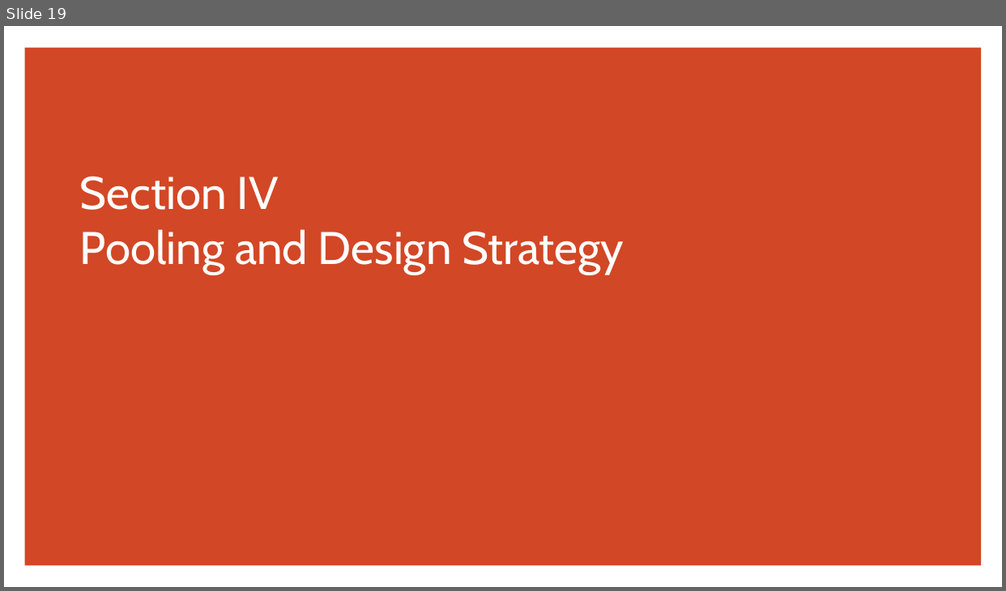
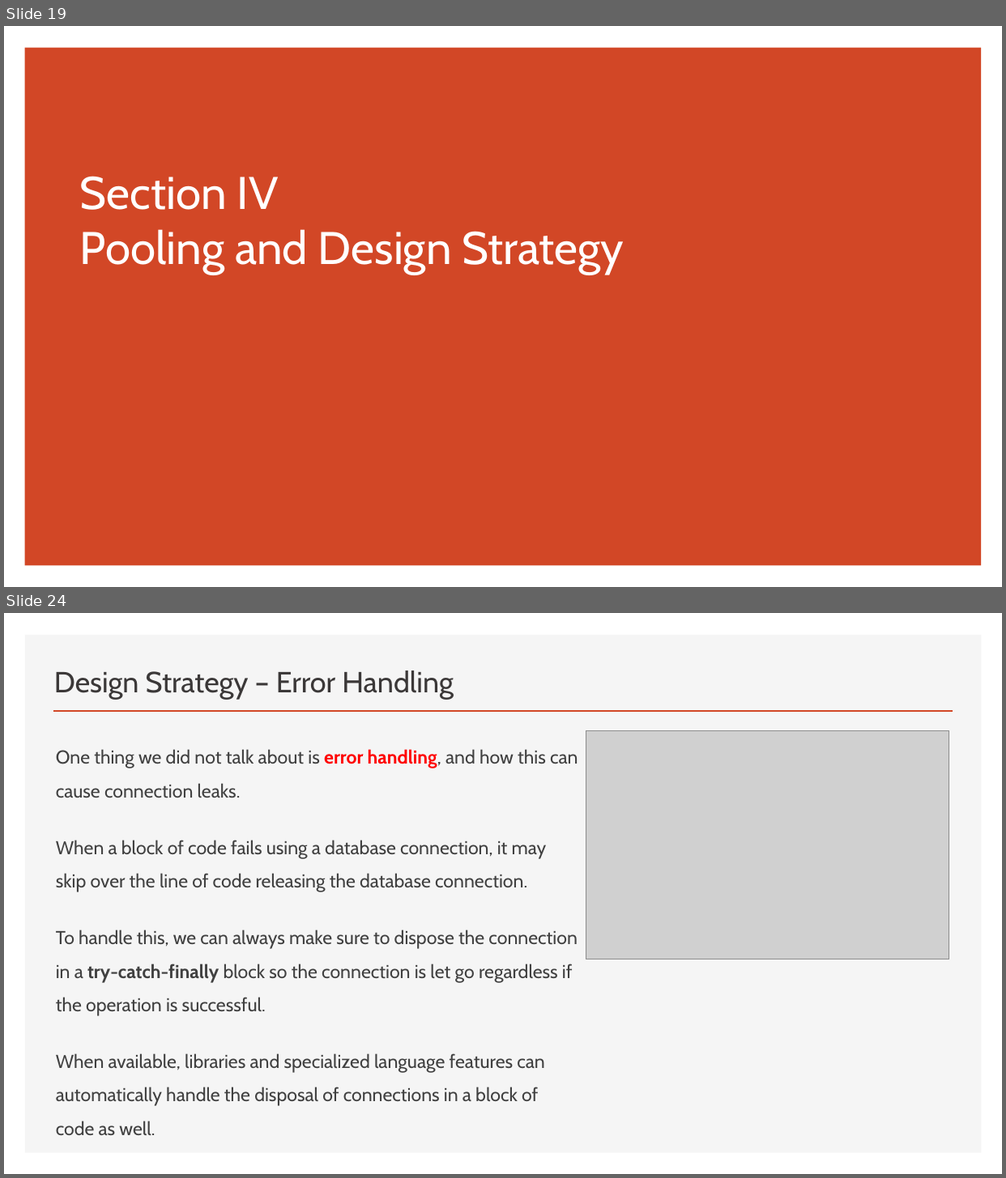
Before and after one commit to thomasnield/oreilly_programming_with_sql, a slide deck: oreilly_programming_with_sql.pptx. Shown one above the other, each under a label of ours: slide 19 before the commit, slides 19 and 24 after it; the slides between them are not shown. The pictures are 1006x591 and 1006x1178 pixels, drawn with LibreOffice and Linux fonts; fonts in the diff are those of the drawing; grey boxes stand for pictures. Boxes give left, top, right and bottom in pixels: in the first picture for what was removed or moved away, otherwise in the second. Text is boxed around its words. In the diff, an @@ line names an element or a change of style, - is before the commit and + after.

```diff
--- a/oreilly_programming_with_sql.pptx
+++ b/oreilly_programming_with_sql.pptx
@@ slide 24 added at [4, 613, 1002, 1174], background #FFFFFF @@
@@ rectangle added at [25, 635, 982, 1153], fill #F5F5F5 @@
@@ title added at [54, 671, 454, 699], 28 pt, text #3B3838 @@
+Design Strategy – Error Handling
@@ line added from (53, 711) to (953, 711), #D24726 2 pt @@
@@ picture added at [586, 730, 948, 960] @@
@@ text added at [56, 749, 577, 1135], 18 pt, text #404040 @@
+One thing we did not talk about is error handling, and how this can cause connection leaks.
+When a block of code fails using a database connection, it may skip over the line of code releasing the database connection.
+To handle this, we can always make sure to dispose the connection in a try-catch-finally block so the connection is let go regardless if the operation is successful.
+When available, libraries and specialized language features can automatically handle the disposal of connections in a block of code as well.
```
Also in this commit, not shown: 1 slide changed, 14 other slides added, 3 other files.
